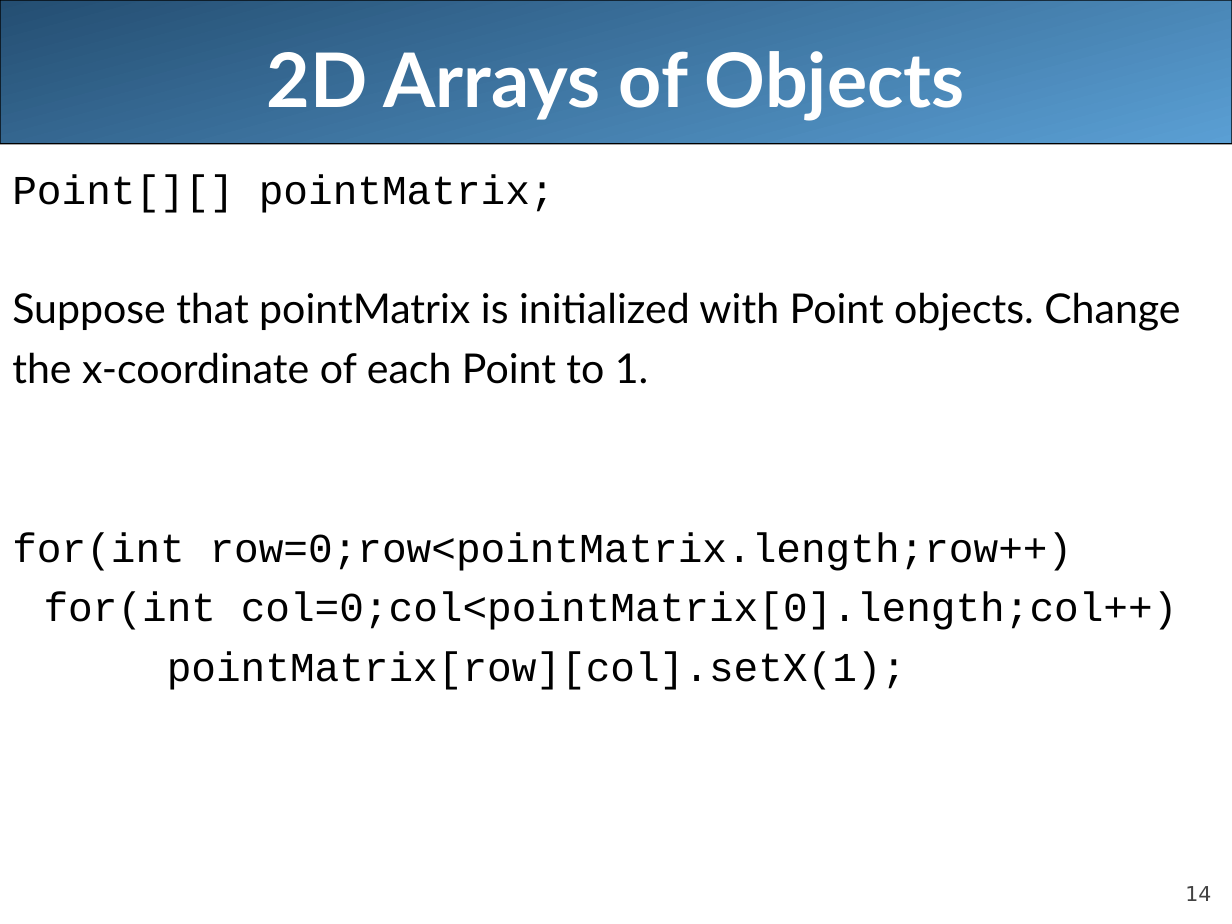
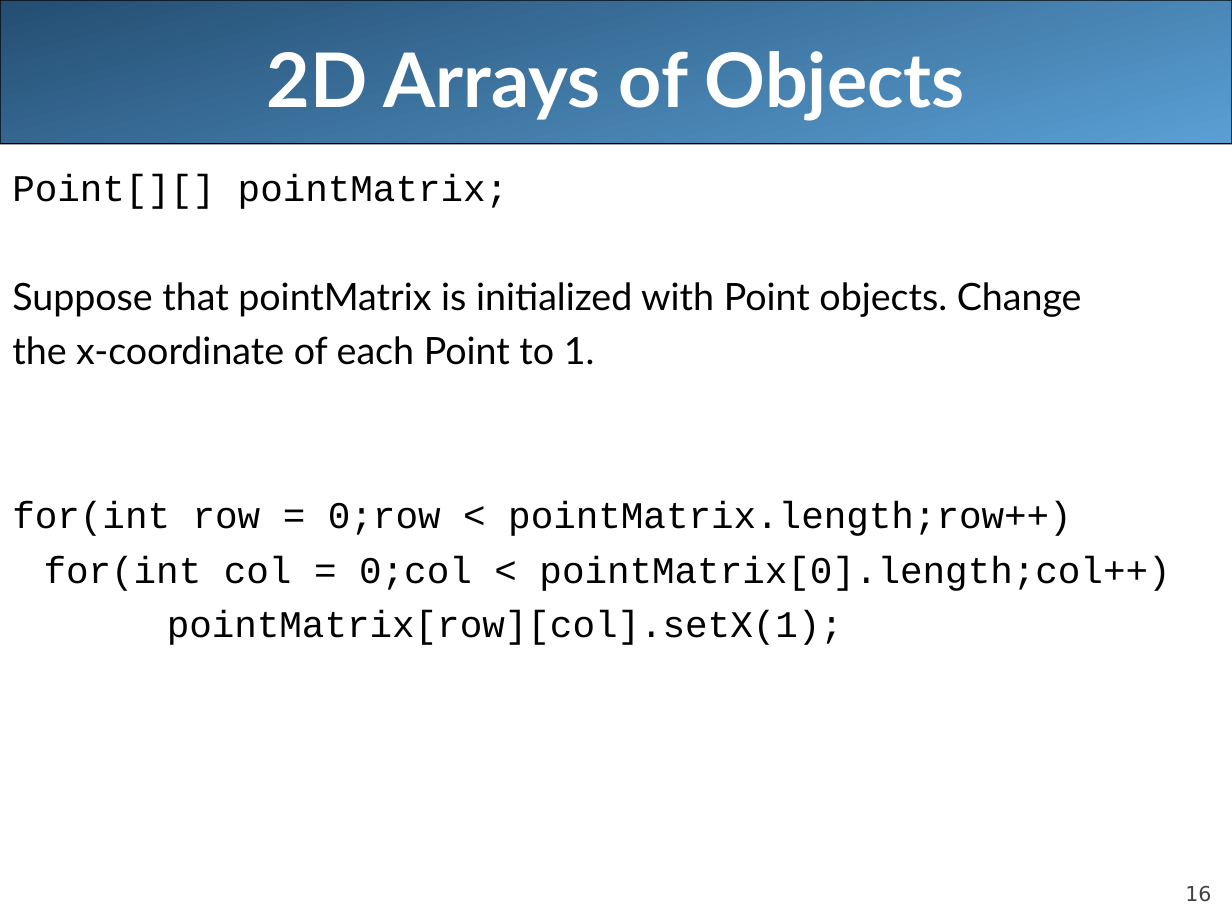
Before and after one commit to LongBaoNguyen/longbaonguyen.github.io, a slide deck: slide 16 of courses/apcsa/lecture20.ppt (slide 14 before the commit). Drawn at 1232x924 pixels with LibreOffice and Linux fonts; fonts in the diff are those of the drawing. Boxes give left, top, right and bottom in pixels: in the first picture for what was removed or moved away, otherwise in the second. Text is boxed around its words. In the diff, an @@ line names an element or a change of style, - is before the commit and + after.

```diff
--- a/courses/apcsa/lecture20.ppt
+++ b/courses/apcsa/lecture20.ppt
@@ text at (x1=12, y1=174, x2=1082, y2=645): size 24 to 22 pt in "Point[][] pointMatrix;", "Suppose that pointMatrix is initialized with Point ...", "the x-coordinate of each Point to 1.", "pointMatrix[row][col].setX(1);" @@
@@ text at (x1=12, y1=501, x2=1170, y2=591): text changed; size 24 to 22 pt @@
-for(int row=0;row<pointMatrix.length;row++)
-for(int col=0;col<pointMatrix[0].length;col++)
+for(int row = 0;row < pointMatrix.length;row++)
+for(int col = 0;col < pointMatrix[0].length;col++)
@@ page number at (x1=1185, y1=886, x2=1211, y2=902): text changed @@
-14
+16
```
Also in this commit, not shown: 6 other slides changed, 2 slides added, 2 slides removed, 18 other files.
